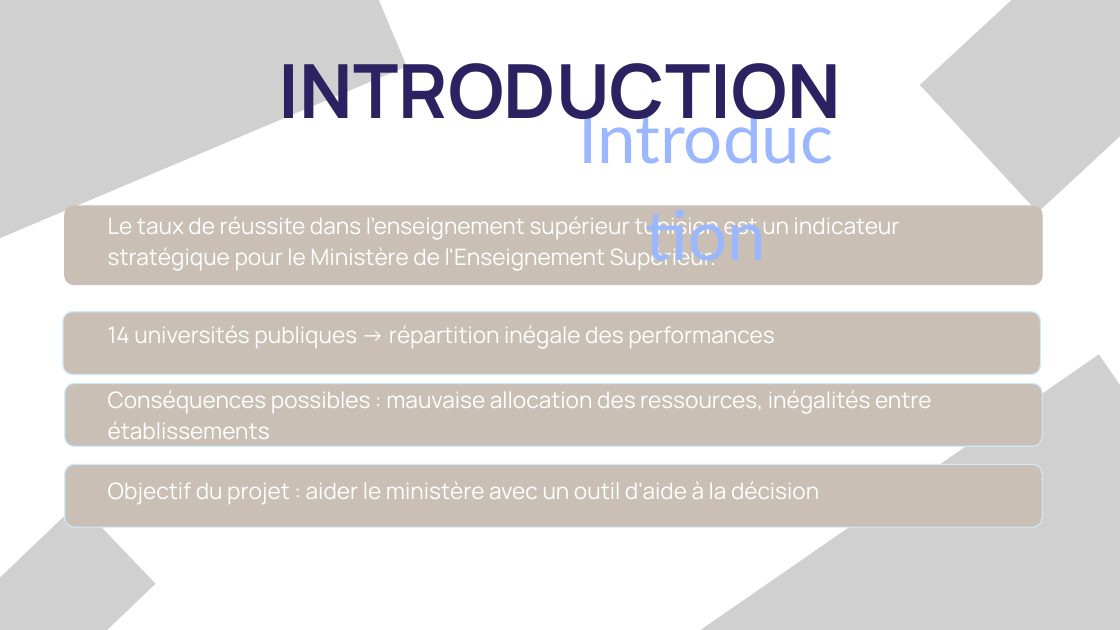
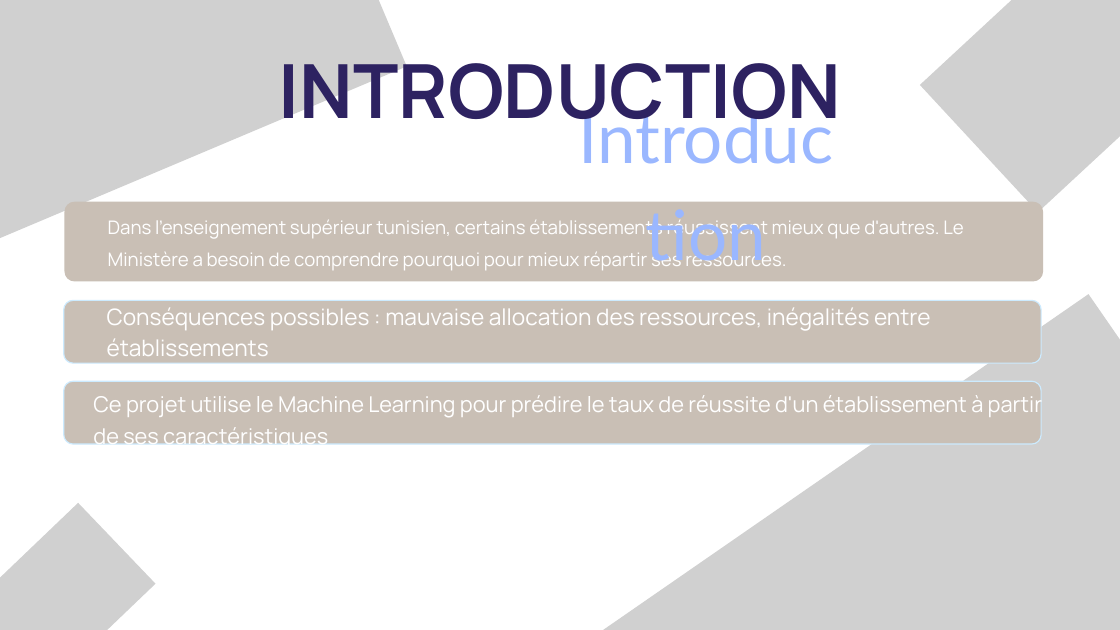
Before and after one commit to Chaima-chatti/Projet_ML, a slide deck: slide 3 of Présentation.pptx. Drawn at 1120x630 pixels with LibreOffice and Linux fonts; fonts in the diff are those of the drawing; grey boxes stand for pictures. Boxes give left, top, right and bottom in pixels: in the first picture for what was removed or moved away, otherwise in the second. Text is boxed around its words. In the diff, an @@ line names an element or a change of style, - is before the commit and + after.

Commit message:
changement presentation

```diff
--- a/Présentation.pptx
+++ b/Présentation.pptx
@@ freeform shape: place and size @@
-freeform shape at [65, 206, 1042, 284]
+freeform shape at [65, 202, 1042, 281]
@@ text at [108, 217, 963, 270]: text changed; size 29.1 to 24 pt @@
-Le taux de réussite dans l'enseignement supérieur tunisien est un indicateur stratégique pour le Ministère de l'Enseignement Supérieur.
+Dans l'enseignement supérieur tunisien, certains établissements réussissent mieux que d'autres. Le Ministère a besoin de comprendre pourquoi pour mieux répartir ses ressources.
@@ picture: place and size @@
-picture at [547, 354, 1120, 630]
+picture at [537, 294, 1120, 630]
@@ freeform shape removed at [63, 312, 1040, 375] @@
@@ 2 freeform shapes, 1 text: place and size @@
-2 freeform shapes, 1 text at [65, 384, 1042, 527]
+2 freeform shapes, 1 text at [64, 300, 1041, 444]
@@ text removed at [108, 325, 774, 349] @@
-14 universités publiques → répartition inégale des performances
@@ text at [93, 393, 1042, 450]: text changed; size 29.1 to 28 pt @@
-Objectif du projet : aider le ministère avec un outil d'aide à la décision
+Ce projet utilise le Machine Learning pour prédire le taux de réussite d'un établissement à partir de ses caractéristiques
```
